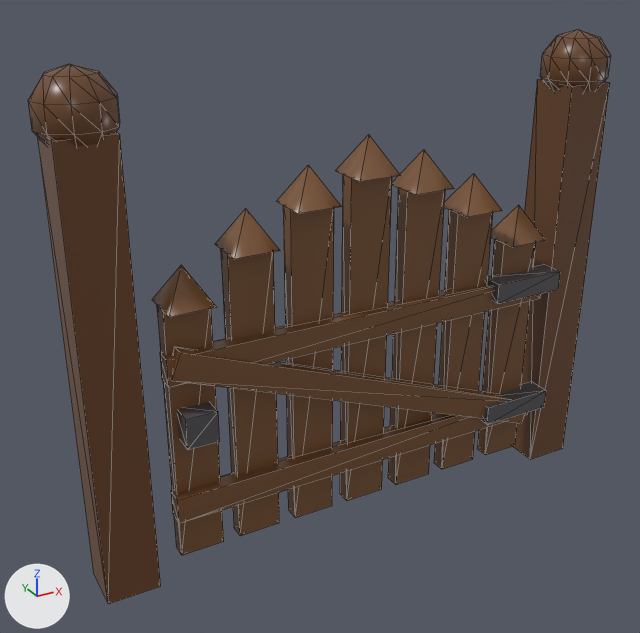
The glTF model public/assets/models/fence-gate.glb: old version first, new version second.
The view is the same before and after, from a 50 mm camera at (-0.826, -1.355, 1.133) aimed at (-0.072, 0.016, 0.448). Arrows for +X, +Y and +Z are at lower left; the lights stay in place. The older version comes first. Mesh edges are drawn as thin lines. Vertices at exactly the same position are counted once.

Names of what the first picture shows: 'fence-gate'.
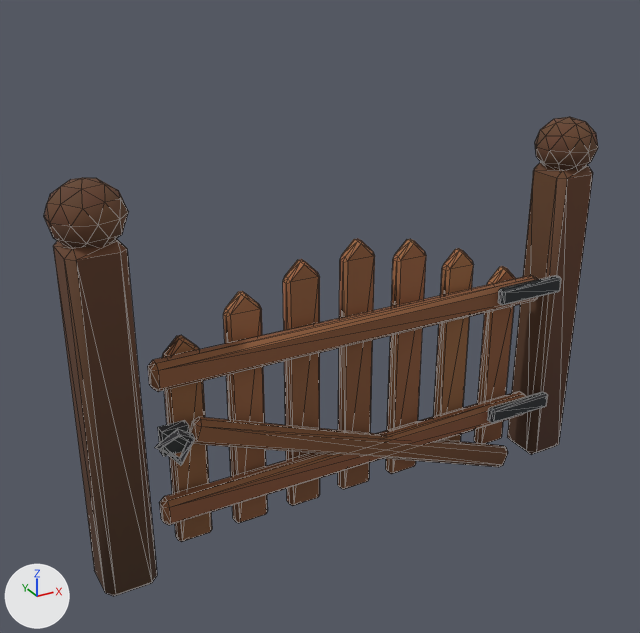
What differs and where, as boxes (x1, y1, x2, y2) in the pictures (640 x 633 px; the box of a moved part takes in the faces that stretch with it):
'fence-gate', surface changed, reshaped, moved, rescaled (17% shorter)
    before: (28, 29, 611, 604)
    after: (44, 117, 598, 596)
part 1 of me_mesh_0, added (brown)
    after: (535, 117, 598, 170)
part 2 of me_mesh_0, added (brown)
    after: (44, 178, 128, 247)
part 3 of me_mesh_0, added
    after: (158, 420, 189, 457)
part 4 of me_mesh_0, rebuilt
    before: (512, 79, 610, 459)
    after: (507, 163, 593, 455)
part 5 of me_mesh_0, rebuilt (29% narrower, 21% shorter)
    before: (388, 187, 445, 485)
    after: (386, 239, 426, 474)
part 6 of me_mesh_0, rebuilt (28% narrower, 23% shorter)
    before: (340, 175, 392, 501)
    after: (338, 239, 375, 489)
part 7 of me_mesh_0, rebuilt (27% narrower, 21% shorter)
    before: (283, 206, 334, 518)
    after: (283, 259, 320, 506)
part 8 of me_mesh_0, rebuilt (24% narrower, 19% shorter)
    before: (221, 249, 279, 536)
    after: (223, 291, 267, 523)
part 9 of me_mesh_0, rebuilt (15% narrower, 24% shorter)
    before: (37, 132, 160, 604)
    after: (53, 239, 157, 596)
part 10 of me_mesh_0, rebuilt (25% narrower, 17% shorter)
    before: (157, 306, 224, 555)
    after: (162, 335, 212, 542)
part 11 of me_mesh_0, rebuilt (28% narrower, 18% shorter)
    before: (477, 239, 536, 455)
    after: (474, 266, 516, 444)
part 12 of me_mesh_0, rebuilt (32% narrower, 25% shorter)
    before: (434, 210, 493, 469)
    after: (433, 248, 473, 441)
part 13 of me_mesh_0, added (brown)
    after: (159, 391, 527, 525)
part 14 of me_mesh_0, added (brown)
    after: (148, 275, 538, 392)
part 15 of me_mesh_0, added
    after: (487, 392, 547, 423)
part 16 of me_mesh_0, added
    after: (498, 276, 561, 305)
part 17 of me_mesh_0, added
    after: (155, 429, 195, 466)
part 18 of me_mesh_0, deleted
    before: (28, 29, 611, 450)
part 19 of me_mesh_0, moved or reshaped
    before: (160, 284, 541, 524)
    after: (189, 417, 508, 467)

What changed in the scene script:
```text
Change mat_olw_wood:
    where n0 = _N.new('ShaderNodeBsdfPrincipled'); n0.name = 'Principled BSDF'
    n0.inputs[2].default_value: 0.329 -> 0.9  # 'Roughness'
    where n2 = _N.new('ShaderNodeMix'); n2.name = 'Mix'
    n2.inputs[7].default_value: (0.2, 0.0918, 0.038, 1.0) -> (0.392, 0.181, 0.0782, 1.0)  # 'B', brown #7c5537 -> 'B', brown #a8764f
Add mat_olw_wood_dark:
    mat_olw_wood_dark = bpy.data.materials.new('olw_wood_dark')
    mat_olw_wood_dark.use_nodes = True; mat_olw_wood_dark.node_tree.nodes.clear()
    _N = mat_olw_wood_dark.node_tree.nodes; _L = mat_olw_wood_dark.node_tree.links
    n0 = _N.new('ShaderNodeBsdfPrincipled'); n0.name = 'Principled BSDF'
    n0.inputs[2].default_value = 0.9  # 'Roughness'
    n1 = _N.new('ShaderNodeOutputMaterial'); n1.name = 'Material Output'
    n2 = _N.new('ShaderNodeVertexColor'); n2.name = 'Color Attribute'
    _L.new(n0.outputs[0], n1.inputs[0])  # 'BSDF' to 'Surface'
    _L.new(n2.outputs[0], n0.inputs[0])  # 'Color' to 'Base Color'
Change me_mesh_0:
    used by ob_fence_gate; location = (0.0, -0.011, 0.475); scale = (0.567, 0.567, 0.567)
    remove me_mesh_0.from_pydata(...)  # 248 vertices, 400 faces; spans x -1.0..1.0, y -0.13..0.13, z -0.84..0.84
    add me_mesh_0.from_pydata(...)  # 488 vertices, 908 faces; spans x -1.0..1.0, y -0.13..0.13, z -0.69..0.69
    me_mesh_0 part 1: a new loose piece, an icosphere of 80 faces spanning x 0.78..1.0, y -0.1..0.13, z 0.48..0.69, in mat_olw_wood_dark
    me_mesh_0 part 2: a new loose piece, an icosphere of 80 faces spanning x -1.0..-0.78, y -0.1..0.13, z 0.48..0.69, in mat_olw_wood_dark
    me_mesh_0 part 3: a new loose piece, a box spanning x -0.756..-0.667, y -0.086..-0.051, z -0.194..-0.105, in mat_olw_metal
    me_mesh_0 part 4: the loose piece of 8 vertices spanning x 0.79..0.97, y -0.07..0.11, z -0.84..0.66 is rebuilt with 24 vertices and now spans x 0.8..0.98, y -0.08..0.1, z -0.69..0.52, in mat_olw_wood_dark
    me_mesh_0 part 5: the loose piece of 8 vertices spanning x 0.14..0.29, y -0.06..-0.01, z -0.75..0.38 is rebuilt with 30 vertices and now spans x 0.15..0.28, y -0.01..0.03, z -0.6..0.33
    me_mesh_0 part 6: the loose piece of 8 vertices spanning x -0.07..0.07, y -0.06..-0.01, z -0.75..0.45 is rebuilt with 30 vertices and now spans x -0.06..0.06, y -0.01..0.03, z -0.6..0.37
    me_mesh_0 part 7: the loose piece of 8 vertices spanning x -0.29..-0.14, y -0.06..-0.01, z -0.75..0.38 is rebuilt with 30 vertices and now spans x -0.28..-0.15, y -0.01..0.03, z -0.6..0.33
    me_mesh_0 part 8: the loose piece of 8 vertices spanning x -0.5..-0.35, y -0.06..-0.01, z -0.75..0.27 is rebuilt with 30 vertices and now spans x -0.49..-0.36, y -0.01..0.03, z -0.6..0.26
    me_mesh_0 part 9: the loose piece of 8 vertices spanning x -0.97..-0.79, y -0.07..0.11, z -0.84..0.66 is rebuilt with 24 vertices and now spans x -0.98..-0.8, y -0.08..0.1, z -0.69..0.52, in mat_olw_wood_dark
    me_mesh_0 part 10: the loose piece of 8 vertices spanning x -0.71..-0.56, y -0.06..-0.01, z -0.75..0.13 is rebuilt with 30 vertices and now spans x -0.7..-0.58, y -0.01..0.03, z -0.6..0.15
    me_mesh_0 part 11: the loose piece of 8 vertices spanning x 0.56..0.71, y -0.06..-0.01, z -0.75..0.13 is rebuilt with 30 vertices and now spans x 0.58..0.7, y -0.01..0.03, z -0.6..0.15
    me_mesh_0 part 12: the loose piece of 8 vertices spanning x 0.35..0.5, y -0.06..-0.01, z -0.75..0.27 is rebuilt with 30 vertices and now spans x 0.36..0.49, y -0.01..0.03, z -0.6..0.26
    me_mesh_0 part 13: a new loose piece of 24 vertices spanning x -0.77..0.77, y -0.07..-0.01, z -0.48..-0.38, in mat_olw_wood
    me_mesh_0 part 14: a new loose piece of 24 vertices spanning x -0.77..0.77, y -0.07..-0.01, z 0.02..0.12, in mat_olw_wood
    me_mesh_0 part 15: a new loose piece of 24 vertices spanning x 0.55..0.84, y -0.1..-0.07, z -0.44..-0.38, in mat_olw_metal
    me_mesh_0 part 16: a new loose piece of 24 vertices spanning x 0.55..0.84, y -0.1..-0.07, z 0.05..0.12, in mat_olw_metal
    me_mesh_0 part 17: a new loose piece of 18 vertices spanning x -0.78..-0.65, y -0.13..-0.06, z -0.23..-0.09, in mat_olw_metal
    me_mesh_0 part 18: 12 loose pieces with 152 vertices, spanning x -1.0..1.0, y -0.13..0.13, z -0.56..0.84, are deleted
    me_mesh_0 part 19: 23 vertices removed from x -0.72..0.72, y -0.11..-0.04, z -0.61..0.01; 23 vertices added at x -0.66..0.69, y -0.08..-0.02, z -0.69..-0.11
    add me_mesh_0.materials.append(mat_olw_wood_dark)
Change ob_fence_gate:
    ob_fence_gate.location: (0.0, -0.011, 0.475) -> (0.0, -0.006, 0.389)
    ob_fence_gate.scale: (0.567, 0.567, 0.567) -> (0.562, 0.562, 0.562)
```
